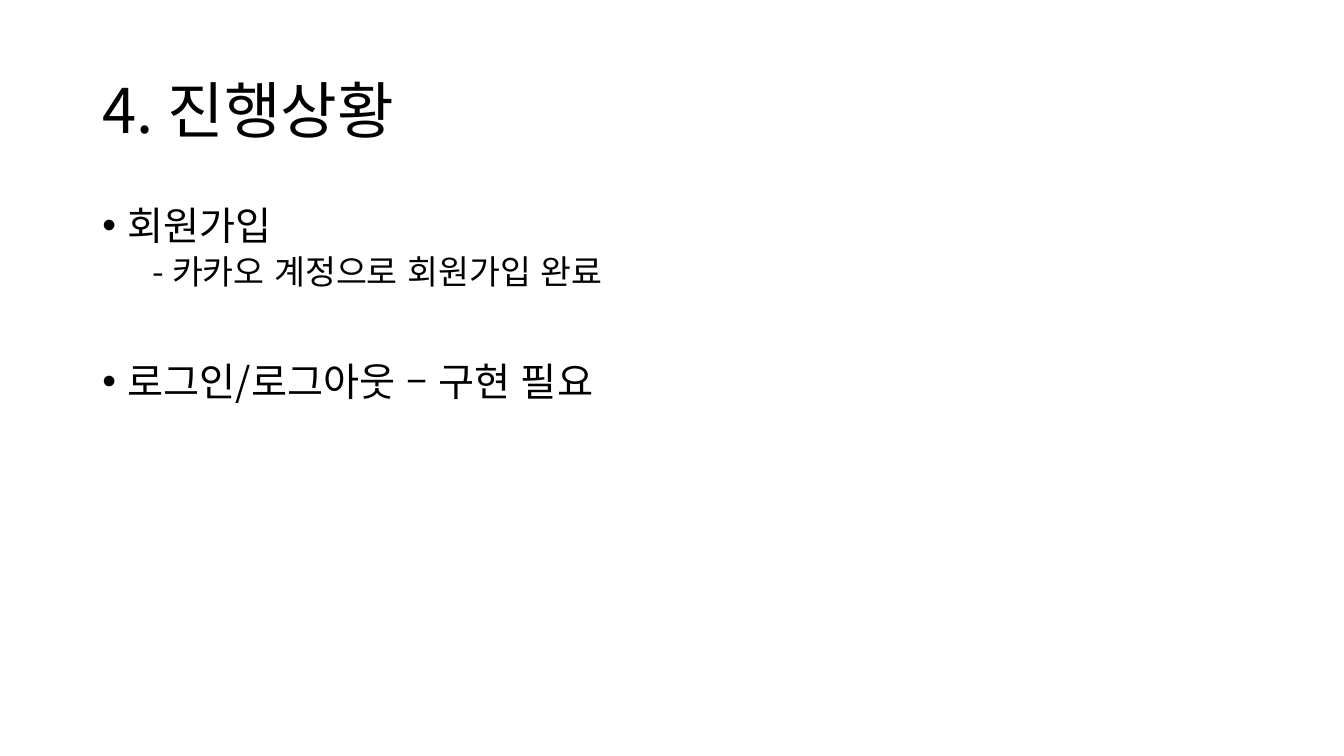
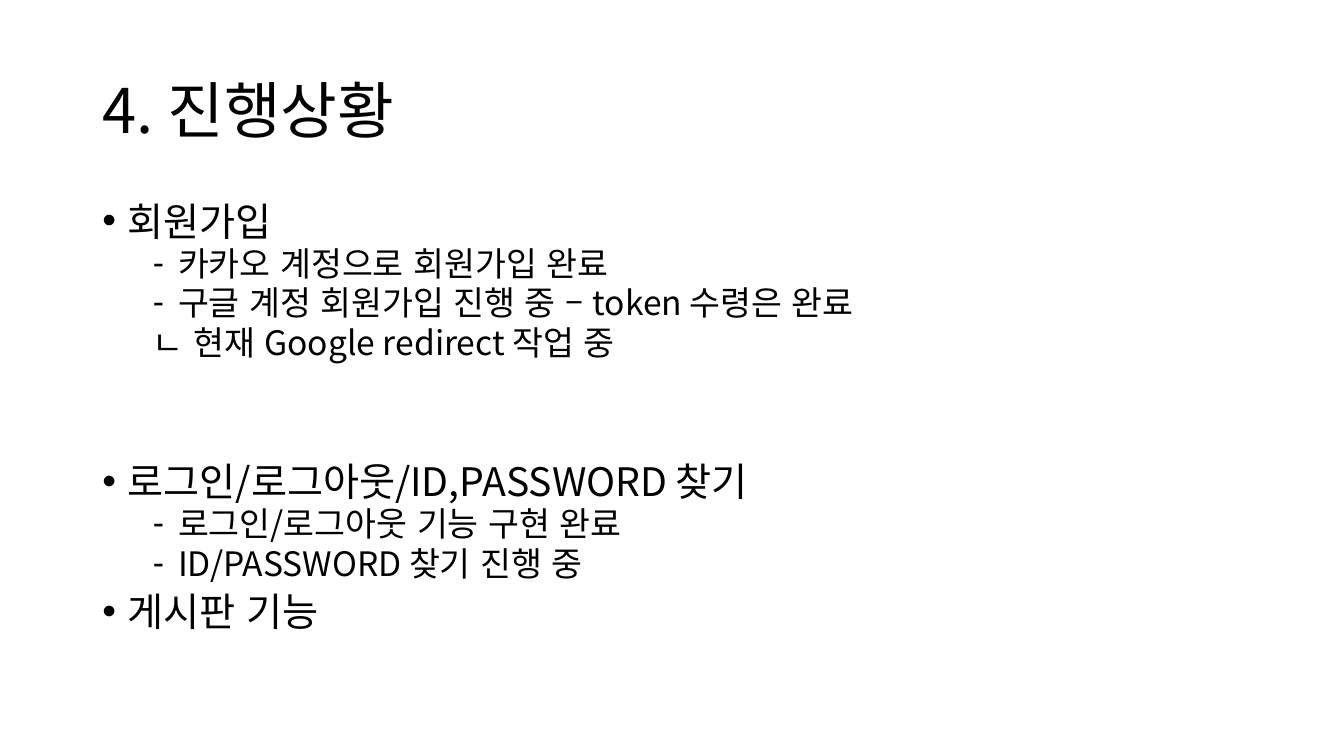
Before and after one commit to ZScomnet/django_tutorial, a slide deck: slide 5 of 설명.pptx. Drawn at 1344x756 pixels with LibreOffice and Linux fonts; fonts in the diff are those of the drawing. Boxes give left, top, right and bottom in pixels: in the first picture for what was removed or moved away, otherwise in the second. Text is boxed around its words. In the diff, an @@ line names an element or a change of style, - is before the commit and + after.

Commit message:
Update 21.01.22

```diff
--- a/설명.pptx
+++ b/설명.pptx
@@ text at (x1=128, y1=203, x2=272, y2=239): line spacing 0.9 to 0.8 @@
@@ text at (x1=128, y1=248, x2=854, y2=629): text changed @@
-  - 카카오 계정으로 회원가입 완료
-• 로그인/로그아웃 – 구현 필요
+  – 카카오 계정으로 회원가입 완료
+  – 구글 계정 회원가입 진행 중 – token 수령은 완료
+  ㄴ 현재 Google redirect 작업 중
+• 로그인/로그아웃/ID,PASSWORD 찾기
+  – 로그인/로그아웃 기능 구현 완료
+  – ID/PASSWORD 찾기 진행 중
+• 게시판 기능
```
Also in this commit, not shown: 1 slide added.
